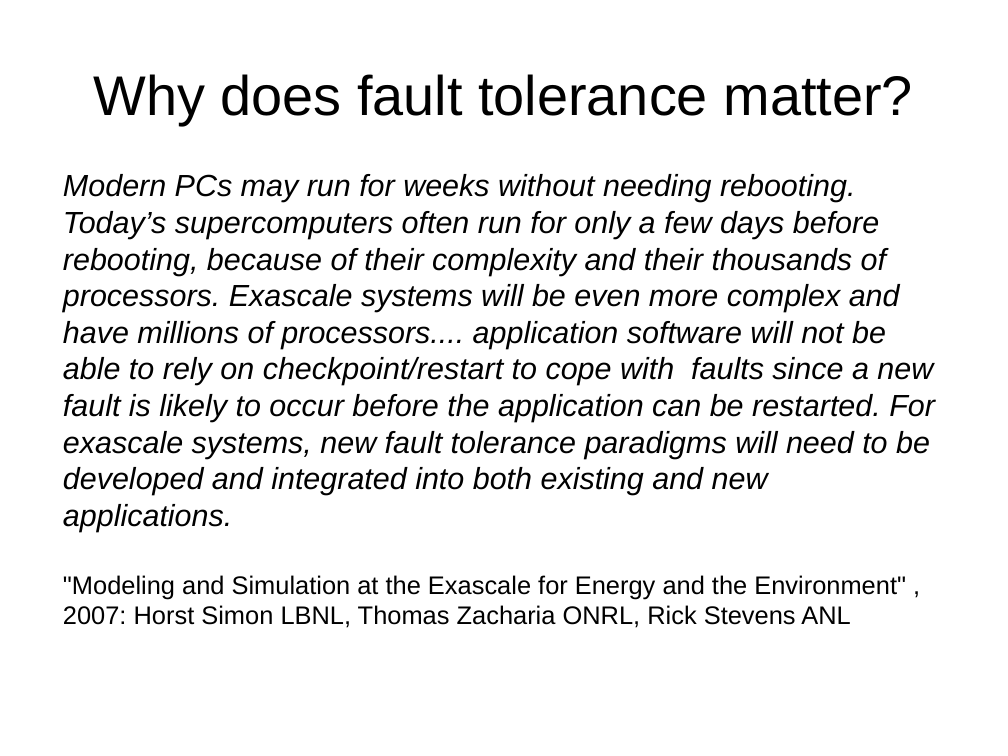
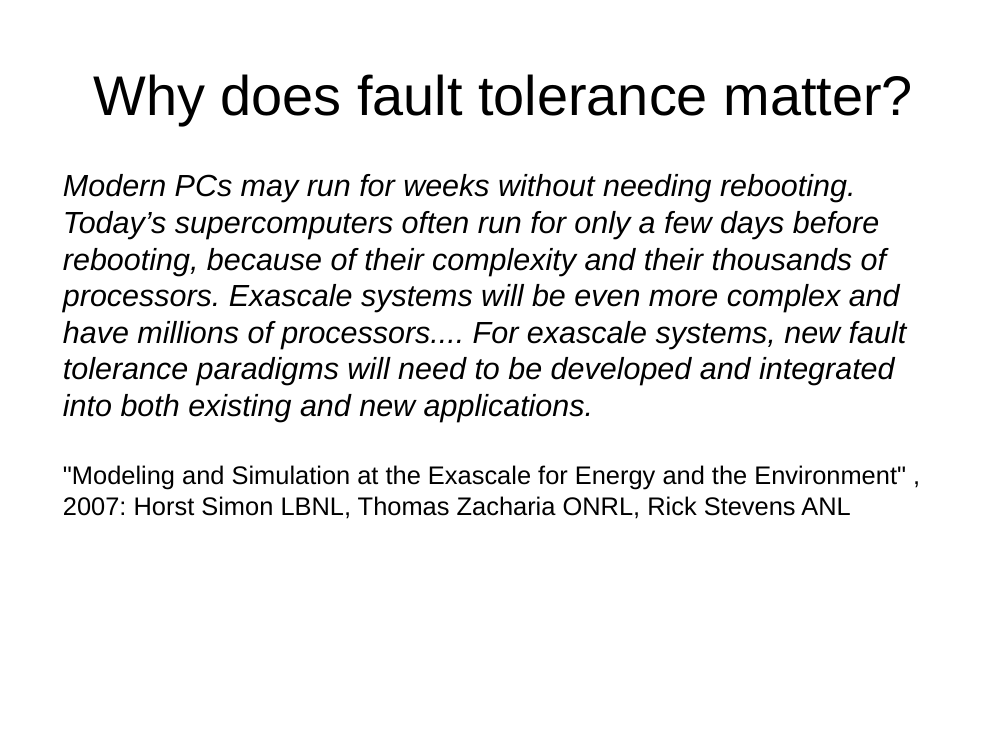
Before and after one commit to FractalDesigns/cowichan-1, a slide deck: slide 12 of miscellaneous/2010-12/slides.odp (slide 10 before the commit). Drawn at 1008x756 pixels with LibreOffice and Linux fonts; fonts in the diff are those of the drawing; background and template pictures are left out. Boxes give left, top, right and bottom in pixels: in the first picture for what was removed or moved away, otherwise in the second. Text is boxed around its words. In the diff, an @@ line names an element or a change of style, - is before the commit and + after.

Commit message:
Updated presentation files.

```diff
--- a/miscellaneous/2010-12/slides.odp
+++ b/miscellaneous/2010-12/slides.odp
@@ text at <box>63,174,907,422</box>: text changed @@
-Modern PCs may run for weeks without needing rebooting. Today’s supercomputers often run for only a few days before rebooting, because of their complexity and their thousands of processors. Exascale systems will be even more complex and have millions of processors.... application software will not be able to rely on checkpoint/restart to cope with faults since a new fault is likely to occur before the application can be restarted. For exascale systems, new fault tolerance paradigms will need to be developed and integrated into both existing and new applications.
+Modern PCs may run for weeks without needing rebooting. Today’s supercomputers often run for only a few days before rebooting, because of their complexity and their thousands of processors. Exascale systems will be even more complex and have millions of processors.... For exascale systems, new fault tolerance paradigms will need to be developed and integrated into both existing and new applications.
```
Also in this commit, not shown: 11 other slides changed, 2 slides added, 2 slides removed, 3 other files.
